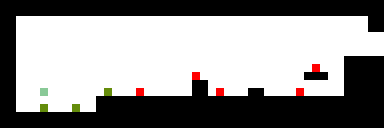
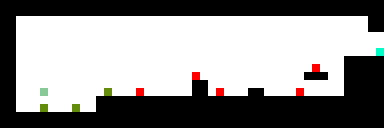
Before/after of a 384px x 128px layered artwork. What changed in the layer stack:
painted on "图层 1" over [376, 48, 384, 56]
